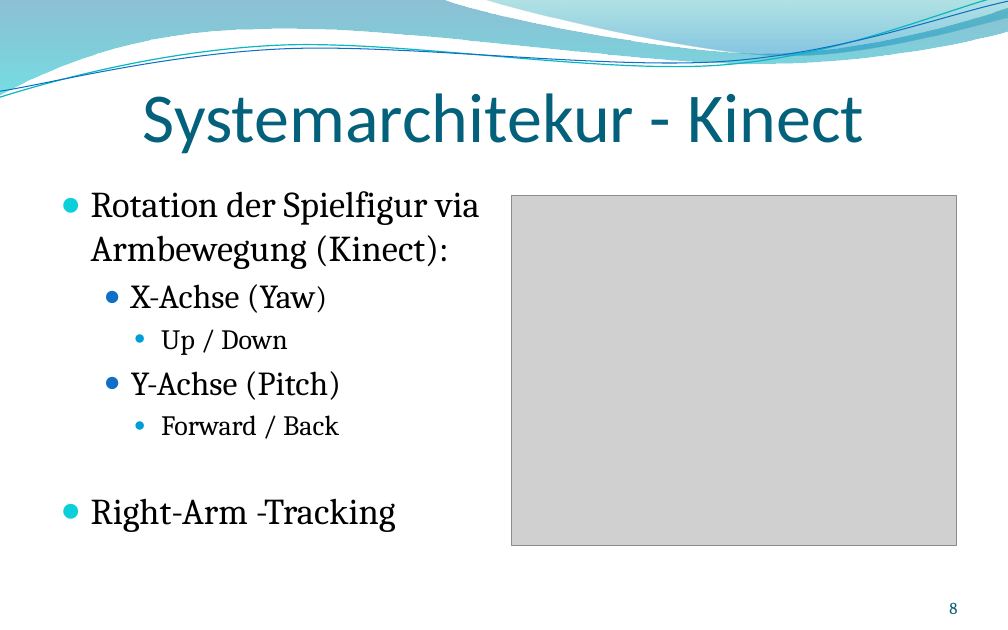
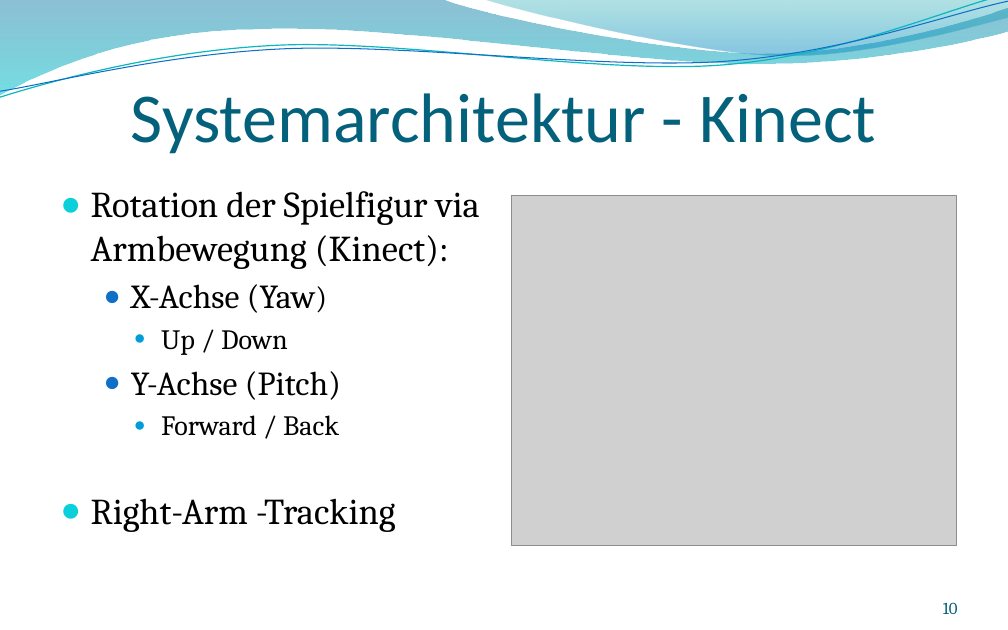
Before and after one commit to andreasdietze/Rift-Wingsuit, a slide deck: slide 10 of Präsentationen/Finale Präsentation/Finale-Präsentation-Rift-Wingsuit.pptx (slide 8 before the commit). Drawn at 1008x630 pixels with LibreOffice and Linux fonts; fonts in the diff are those of the drawing; grey boxes stand for pictures; background and template pictures are left out. Boxes give left, top, right and bottom in pixels: in the first picture for what was removed or moved away, otherwise in the second. Text is boxed around its words. In the diff, an @@ line names an element or a change of style, - is before the commit and + after.

```diff
--- a/Präsentationen/Finale Präsentation/Finale-Präsentation-Rift-Wingsuit.pptx
+++ b/Präsentationen/Finale Präsentation/Finale-Präsentation-Rift-Wingsuit.pptx
@@ title at (131, 93, 876, 154): text changed @@
-Systemarchitekur - Kinect
+Systemarchitektur - Kinect
@@ page number at (943, 602, 958, 614): text changed @@
-8
+10
```
Also in this commit, not shown: 10 other slides changed, 2 slides added.
